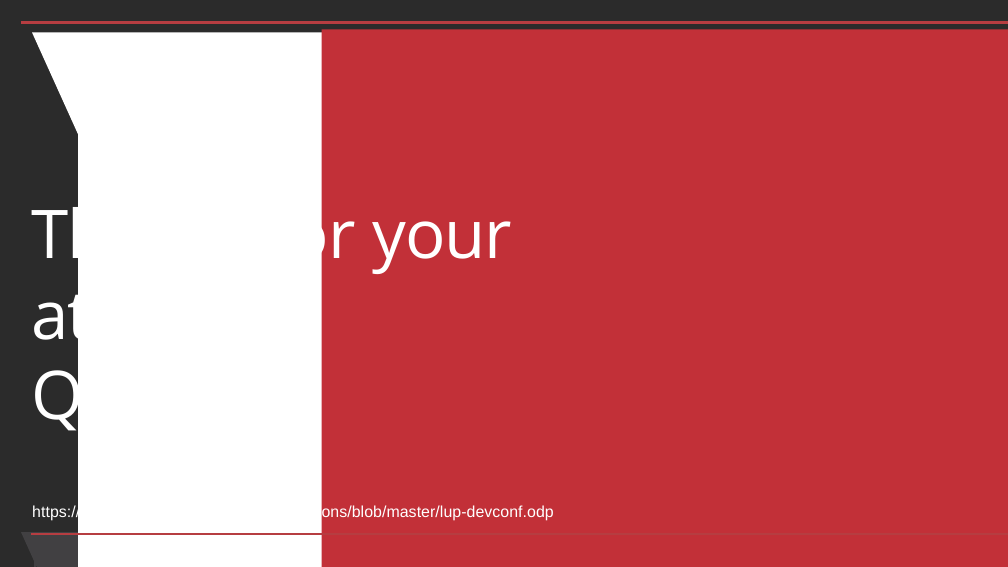
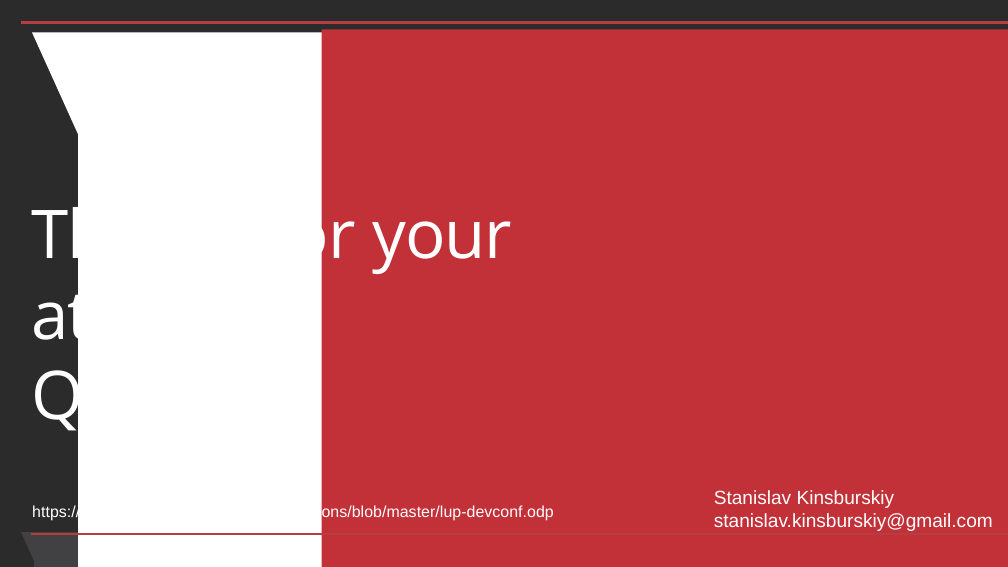
Before and after one commit to skinsbursky/presentations, a slide deck: slide 13 of lup-devconf.odp. Drawn at 1008x567 pixels with LibreOffice and Linux fonts; fonts in the diff are those of the drawing; background and template pictures are left out; a plain dark background stands for a picture behind light text. Boxes give left, top, right and bottom in pixels: in the first picture for what was removed or moved away, otherwise in the second. Text is boxed around its words. In the diff, an @@ line names an element or a change of style, - is before the commit and + after.

```diff
--- a/lup-devconf.odp
+++ b/lup-devconf.odp
@@ text added at box(714, 490, 993, 531), 30 pt, text #FFFFFF @@
+Stanislav Kinsburskiy
+stanislav.kinsburskiy@gmail.com
```
Also in this commit, not shown: 3 other slides changed, 1 other file.
